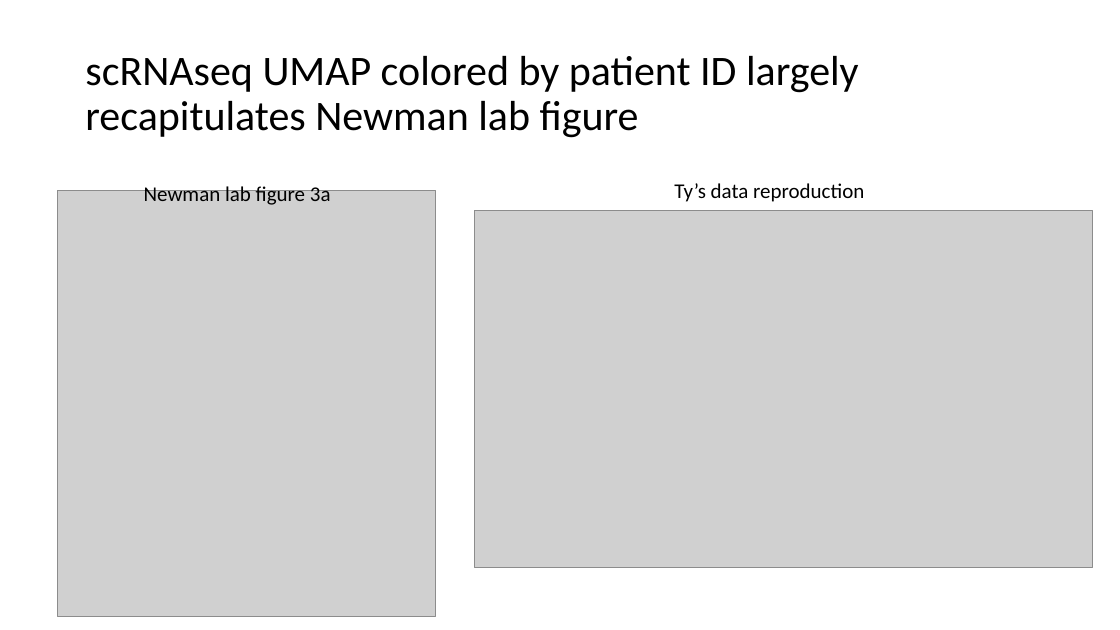
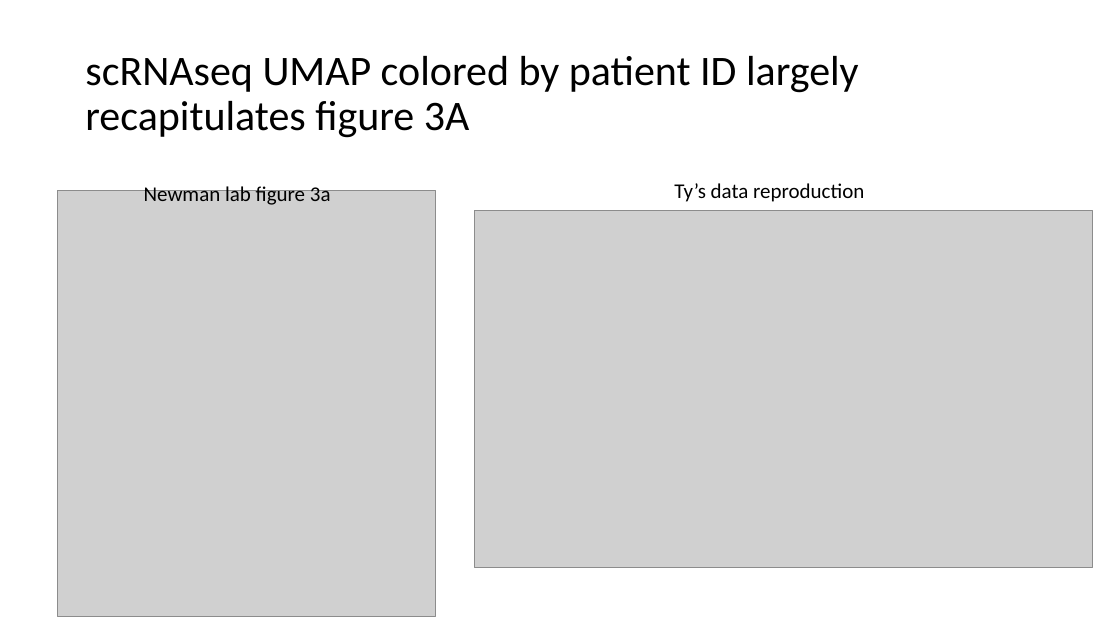
Before and after one commit to tybottorff/bottorffdocs, a slide deck: slide 8 of linsley_postdoc/presentations/9_28_23_weekly_meeting.pptx. Drawn at 1120x630 pixels with LibreOffice and Linux fonts; fonts in the diff are those of the drawing; grey boxes stand for pictures. Boxes give left, top, right and bottom in pixels: in the first picture for what was removed or moved away, otherwise in the second. Text is boxed around its words. In the diff, an @@ line names an element or a change of style, - is before the commit and + after.

```diff
--- a/linsley_postdoc/presentations/9_28_23_weekly_meeting.pptx
+++ b/linsley_postdoc/presentations/9_28_23_weekly_meeting.pptx
@@ title at [85, 56, 859, 138]: text changed @@
-scRNAseq UMAP colored by patient ID largely recapitulates Newman lab figure
+scRNAseq UMAP colored by patient ID largely recapitulates figure 3A
```
Also in this commit, not shown: 2 other slides changed.
